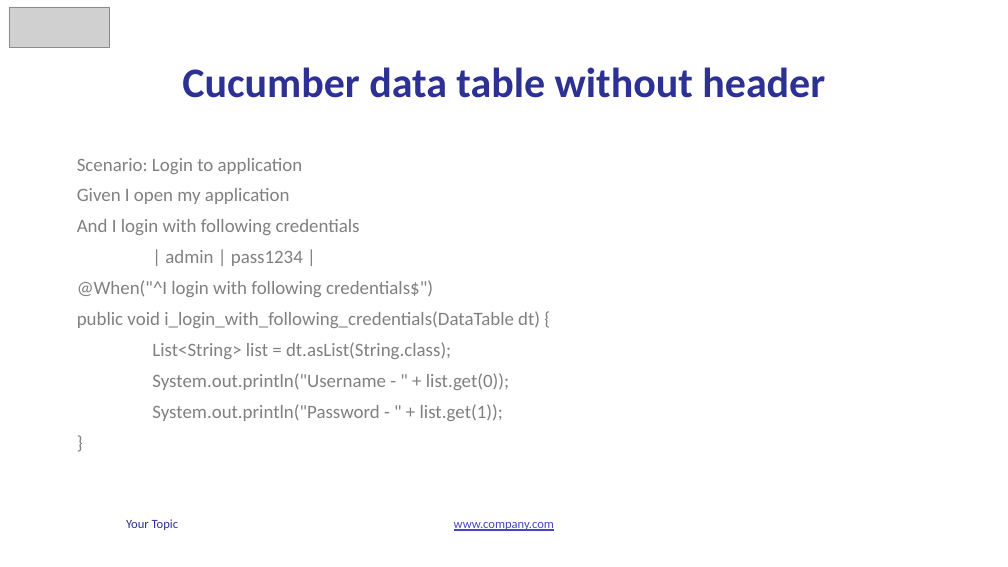
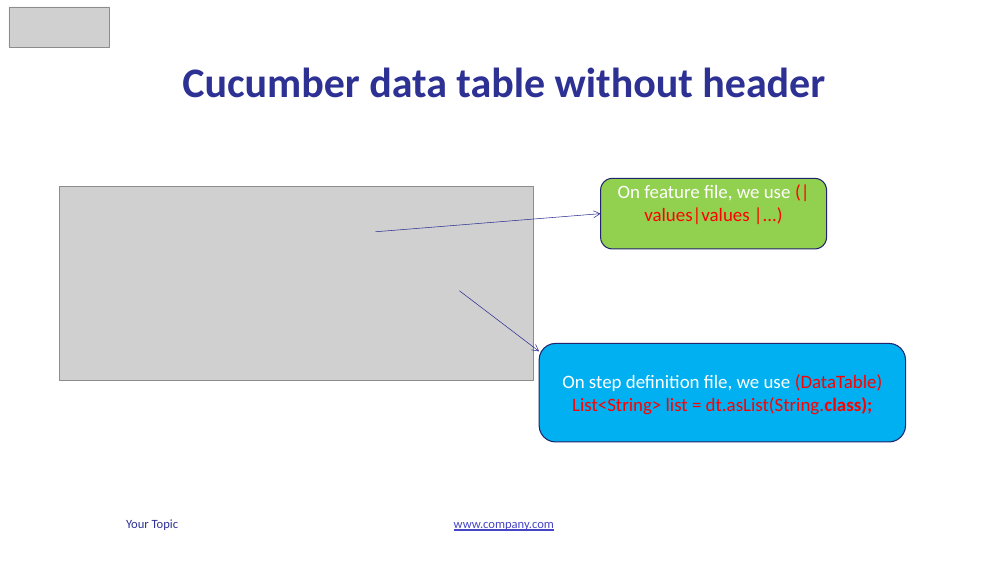
Before and after one commit to vunguyen2588/Cucumber, a slide deck: slide 22 of b4uconference_cucumber_slide.pptx. Drawn at 1008x567 pixels with LibreOffice and Linux fonts; fonts in the diff are those of the drawing; grey boxes stand for pictures. Boxes give left, top, right and bottom in pixels: in the first picture for what was removed or moved away, otherwise in the second. Text is boxed around its words. In the diff, an @@ line names an element or a change of style, - is before the commit and + after.

```diff
--- a/b4uconference_cucumber_slide.pptx
+++ b/b4uconference_cucumber_slide.pptx
@@ text removed at (77,158,540,421) @@
-Scenario: Login to application
-Given I open my application
-And I login with following credentials
-| admin | pass1234 |
-@When("^I login with following credentials$")
-public void i_login_with_following_credentials(DataTable dt) {
-List<String> list = dt.asList(String.class);
-System.out.println("Username - " + list.get(0));
-System.out.println("Password - " + list.get(1));
-}
@@ rounded rectangle added at (601,178,827,249), fill #92D050, outline #21246D 1 pt, 18 pt, text #FF0000 @@
+On feature file, we use (|values|values |...)
@@ picture added at (59,187,533,380) @@
@@ arrow added from (376, 232) to (601, 214), #2D3194 0.5 pt @@
@@ arrow added from (460, 291) to (539, 352), #2D3194 0.5 pt @@
@@ rounded rectangle added at (539,343,906,442), fill #00B0F0, outline #21246D 1 pt, 18 pt, text #FF0000 @@
+On step definition file, we use (DataTable)
+List<String> list = dt.asList(String.class);
```
Also in this commit, not shown: 3 other slides changed, 4 slides added, 5 slides removed, 5 other files.
